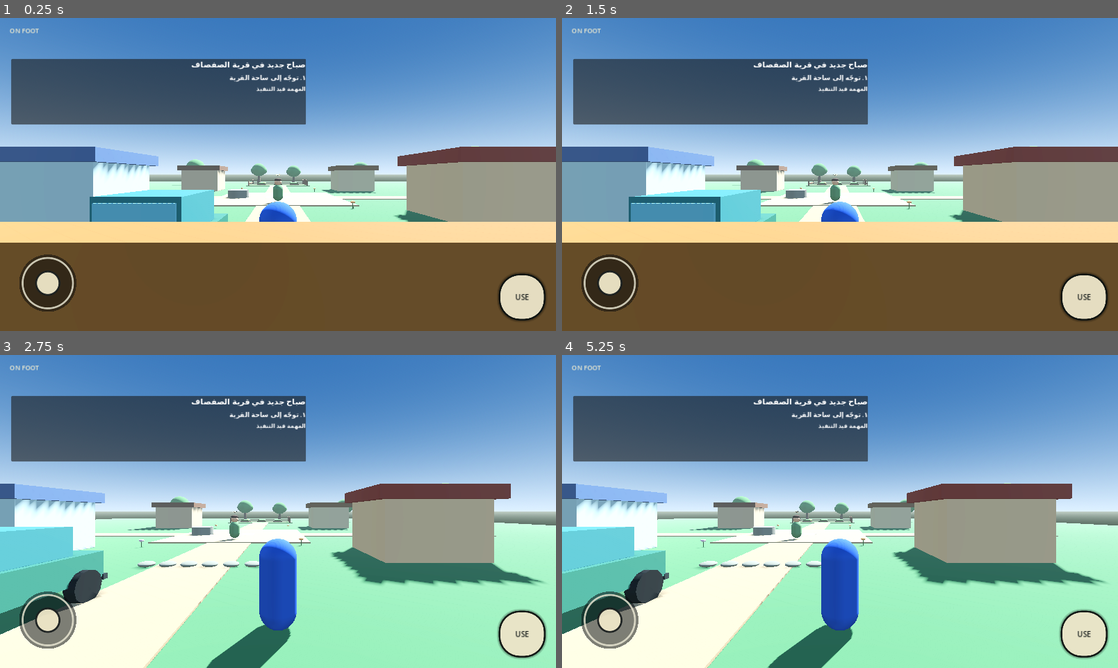
Above: before the commit, frames 1-4 (two rows, left to right).
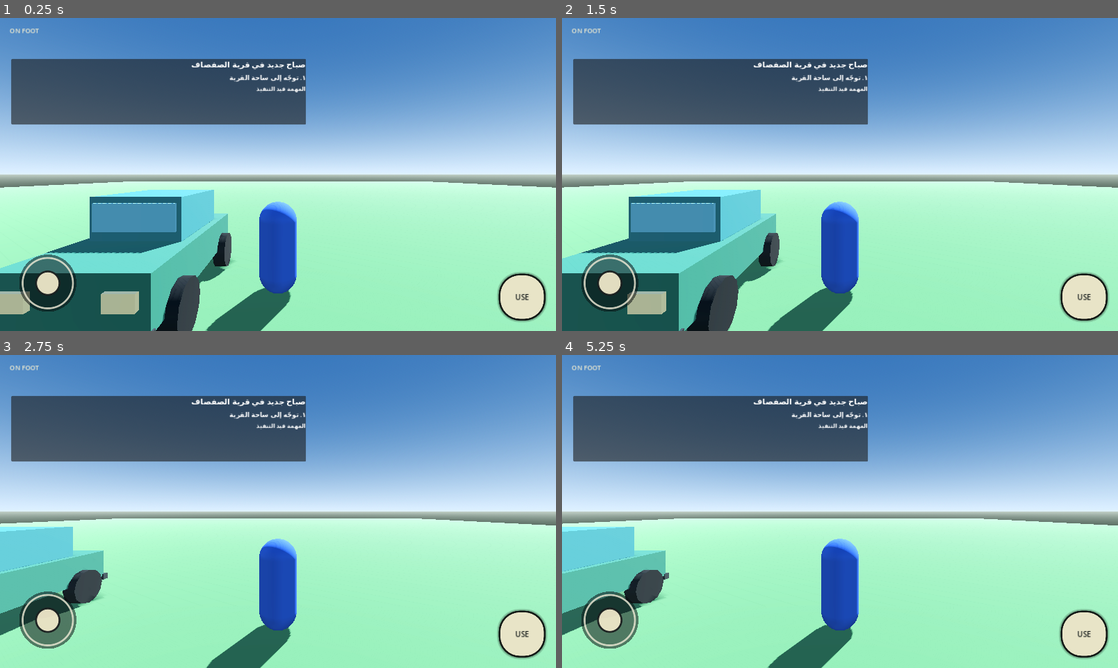
Above: after the commit, the same moments.

Repository: dzdfast-art/GTA-GHIBLI
Game: Godot game, scene res://main.tscn
Two runs of this game, one before a commit and one after it. Both use one fixed random seed, a clock stepped at 60 frames per second and the inputs below.
Inputs (mouse positions are in pixels of both pictures, inside the frame that each line leads up to):
- Up to frame 1 (0.25 s): no input
- Up to frame 2 (1.5 s): click "USE" at 0.5 s; tap Enter at 1.25 s; move the mouse to (962, 158) at 1.27 s; hold Right (ui_right) from 1.28 s (still down); tap E (interact) at 1.35 s; click (962, 158) at 1.42 s
- Up to frame 3 (2.75 s): release Right (ui_right) at 2 s; drag from (166, 527) to (250, 574) at 2.02 s
- Up to frame 4 (5.25 s): tap Space at 2.75 s; move the mouse to (895, 442) at 2.77 s; hold Right (ui_right) 2.78-3.5 s; tap E (interact) at 2.85, 4.35 s; drag from (812, 574) to (673, 464) at 3.52 s; tap Enter at 4.25 s; move the mouse to (1006, 558) at 4.27 s; hold Left (ui_left) 4.28-5 s; drag from (673, 464) to (756, 433) at 5.02 s

The runs differ from the first frame. In frame 1, 48% of the frame differs, in the area x 0-100%, y 40-100%; in frame 2, 47%; in frame 3, 22%; in frame 4, 22%.
Error after the commit: Parse Error: Could not preload resource script "res://scripts/characters/mira_npc.gd". (res://scripts/world/willow_village.gd:23)

Commit message:
Connect Mira to reactive NPC brain and emotion feedback

Diff:
--- a/scripts/characters/mira_npc.gd
+++ b/scripts/characters/mira_npc.gd
@@ -13,7 +13,7 @@
 var _emotion_label: Label
 var _hint_label: Label
 var _voice_player: AudioStreamPlayer
-var _greeting: Dictionary = {}
+var _greeting: Dictionary = {}\nvar _npc_brain: Node
 
 
 func _ready() -> void:
@@ -143,6 +143,34 @@
 
 
 
+
+func _attach_npc_brain() -> void:
+	var brain_script = preload("res://scripts/systems/npc_brain.gd")
+	_npc_brain = Node.new()
+	_npc_brain.name = "NPCBrain"
+	_npc_brain.set_script(brain_script)
+	add_child(_npc_brain)
+	_npc_brain.state_changed.connect(_on_brain_state_changed)
+
+
+func _on_brain_state_changed(state_id: String, emotion_ar: String) -> void:
+	if _emotion_label != null:
+		_emotion_label.text = "ميرا — " + emotion_ar
+	if not _player_nearby or _hint_label == null:
+		return
+	match state_id:
+		"friendly":
+			_hint_label.text = "ميرا تبتسم لك — اضغط زر التفاعل للتحدث"
+		"cautious":
+			_hint_label.text = "ميرا تتراجع بحذر — اقترب بهدوء"
+		"alarmed":
+			_hint_label.text = "ميرا خائفة من اقترابك السريع"
+		"curious":
+			_hint_label.text = "ميرا تلاحظ وجودك"
+		_:
+			_hint_label.text = "اقترب من ميرا واضغط زر التفاعل"
+
+
 func _on_body_entered(body: Node3D) -> void:
 	if body is CharacterBody3D:
 		_player_nearby = true
